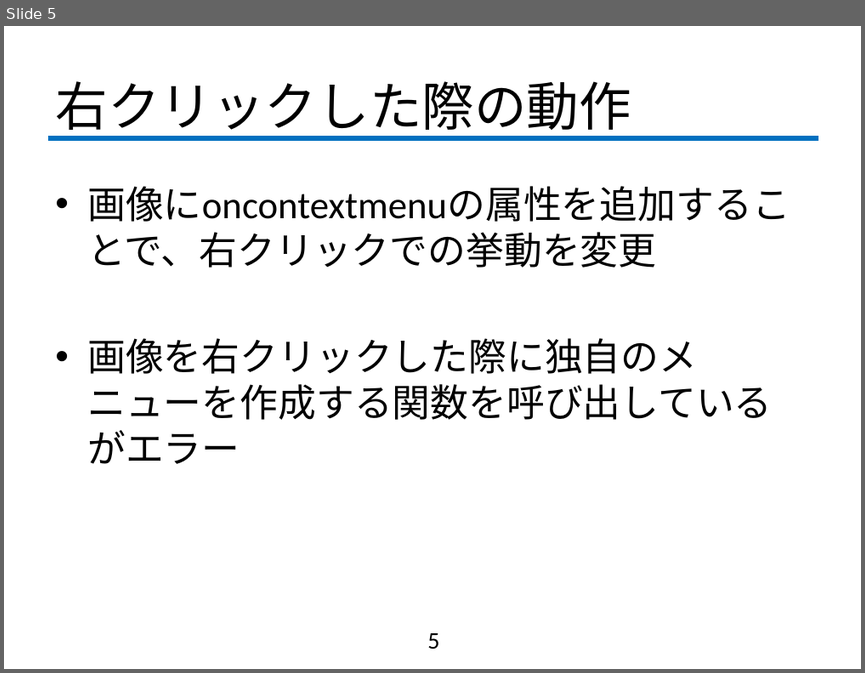
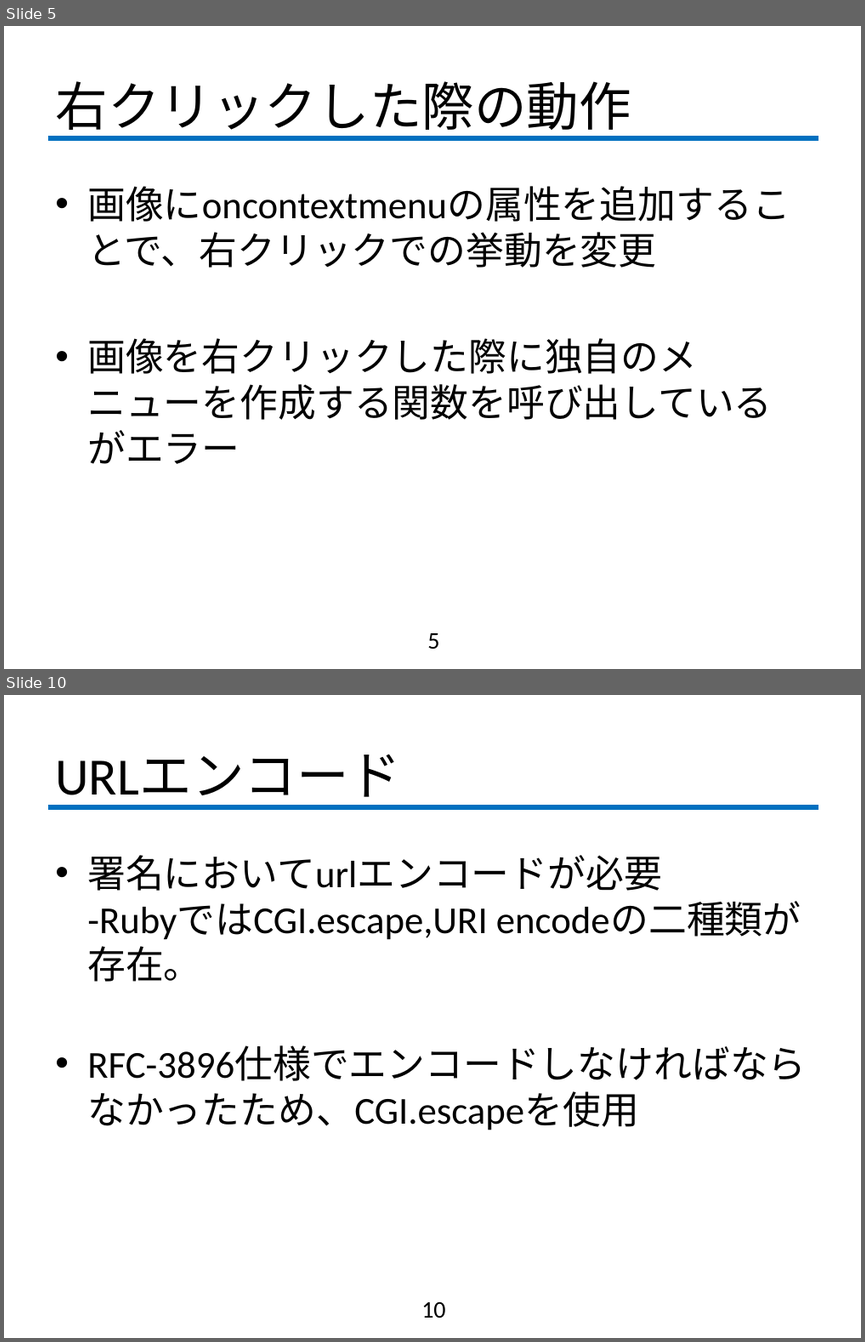
Before and after one commit to fujiLabo/fuji_simu, a slide deck: 1015進捗.pptx. Shown one above the other, each under a label of ours: slide 5 before the commit, slides 5 and 10 after it; the slides between them are not shown. The pictures are 865x673 and 865x1342 pixels, drawn with LibreOffice and Linux fonts; fonts in the diff are those of the drawing; background and template pictures are left out. Boxes give left, top, right and bottom in pixels: in the first picture for what was removed or moved away, otherwise in the second. Text is boxed around its words. In the diff, an @@ line names an element or a change of style, - is before the commit and + after.

Commit message:
署名コード制作完了 タイムスタンプチェック機能追加

```diff
--- a/1015進捗.pptx
+++ b/1015進捗.pptx
@@ slide 10 added at [4,695,861,1338], background #FFFFFF; not listed: 1 template element that a slide beside it also shows @@
@@ title added at [55,754,401,807], 44 pt, text #000000 @@
+URLエンコード
@@ text added at [87,855,806,1130], 32 pt, text #000000 @@
+• 署名においてurlエンコードが必要
+  -RubyではCGI.escape,URI encodeの二種類が存在。
+• RFC-3896仕様でエンコードしなければならなかったため、CGI.escapeを使用
@@ page number added at [421,1302,445,1317], 20 pt, text #000000 @@
+10
```
Also in this commit, not shown: 2 slides changed, 5 other slides added, 2 other files.
